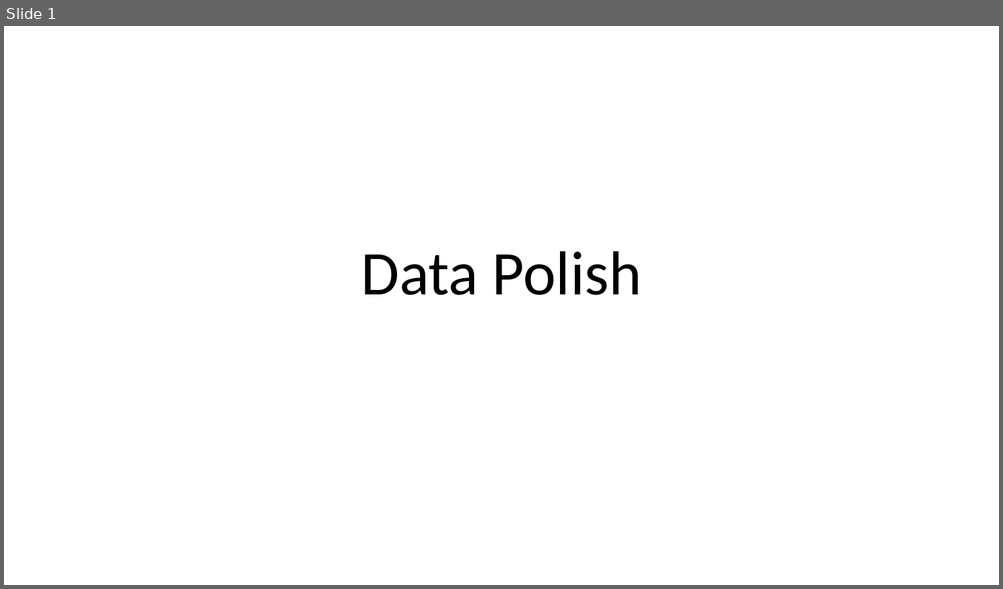
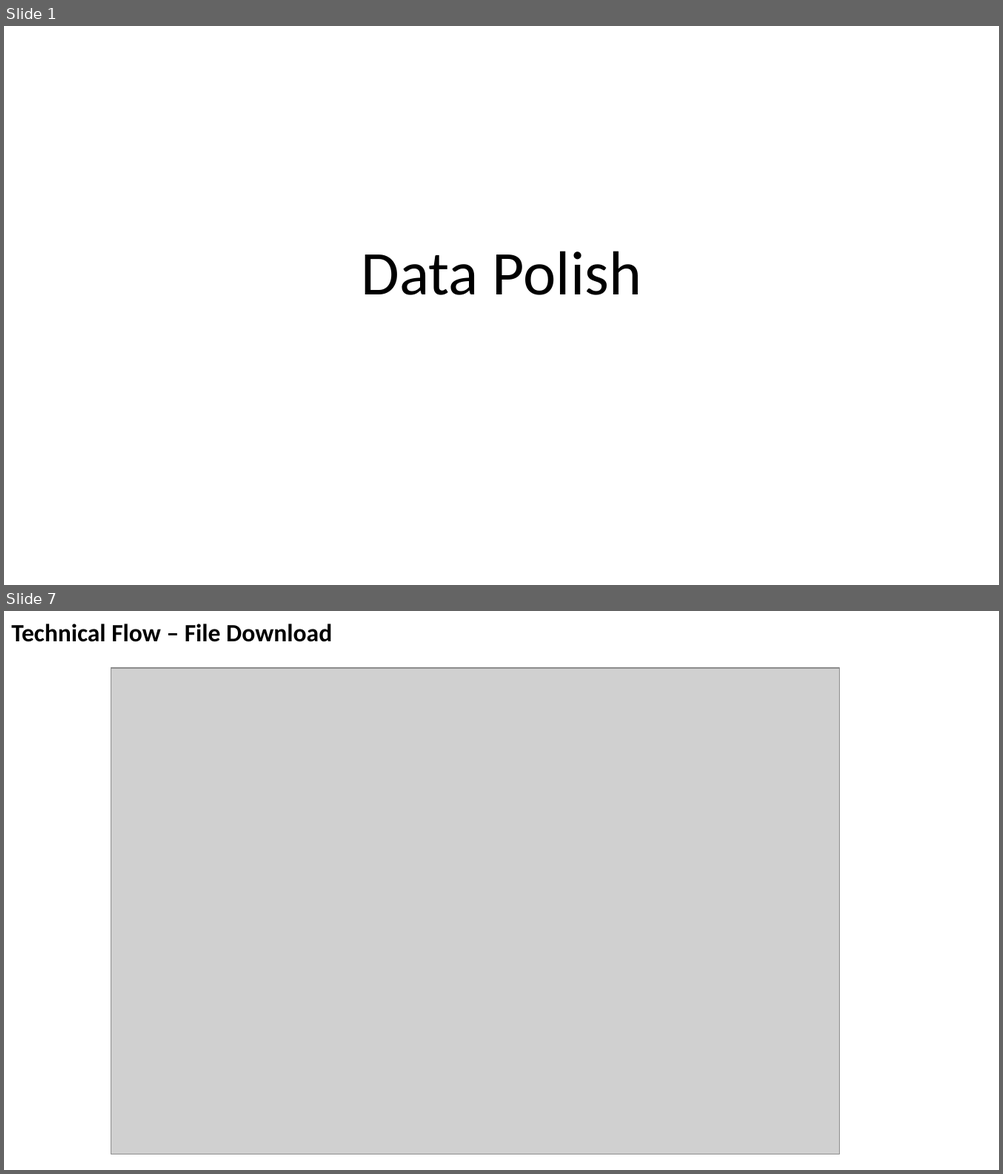
Before and after one commit to SeanMcCrossanTUD/TUD-Group-Project, a slide deck: Project supporting Artifacts/Friday Presentations/presentation_Friday_0112.pptx. Shown one above the other, each under a label of ours: slide 1 before the commit, slides 1 and 7 after it; the slides between them are not shown. The pictures are 1003x589 and 1003x1174 pixels, drawn with LibreOffice and Linux fonts; fonts in the diff are those of the drawing; grey boxes stand for pictures. Boxes give left, top, right and bottom in pixels: in the first picture for what was removed or moved away, otherwise in the second. Text is boxed around its words. In the diff, an @@ line names an element or a change of style, - is before the commit and + after.

```diff
--- a/Project supporting Artifacts/Friday Presentations/presentation_Friday_0112.pptx
+++ b/Project supporting Artifacts/Friday Presentations/presentation_Friday_0112.pptx
@@ slide 7 added at bbox=[4, 611, 999, 1170], background #FFFFFF @@
@@ title added at bbox=[11, 624, 332, 642], 24 pt, text #000000, bold @@
+Technical Flow – File Download
@@ picture added at bbox=[111, 668, 839, 1154] @@
```
Also in this commit, not shown: 3 slides changed, 3 other slides added.
